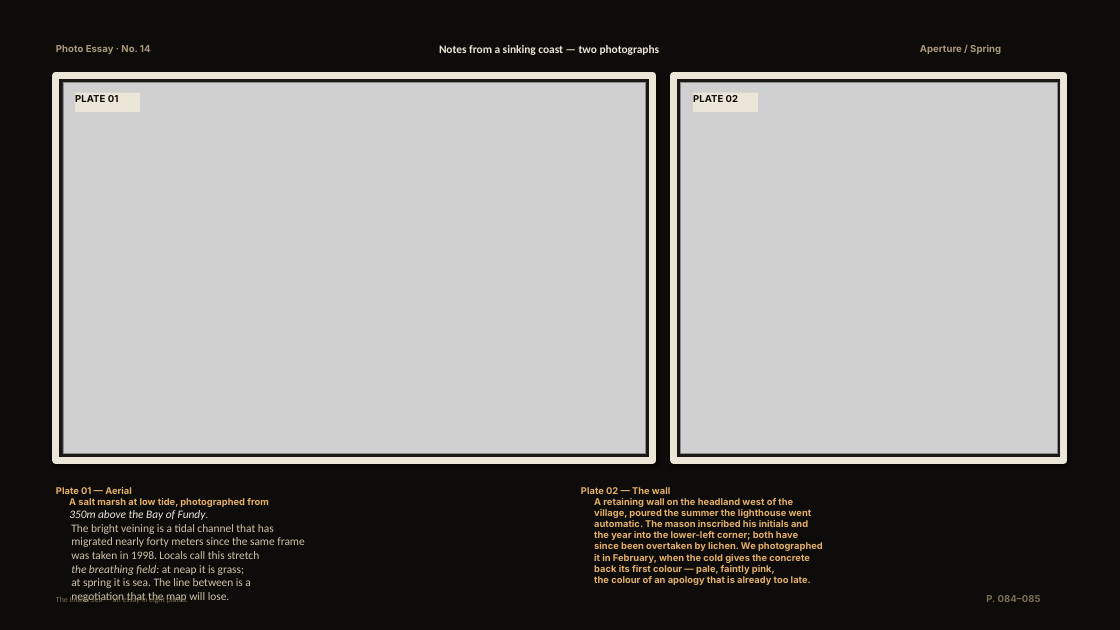
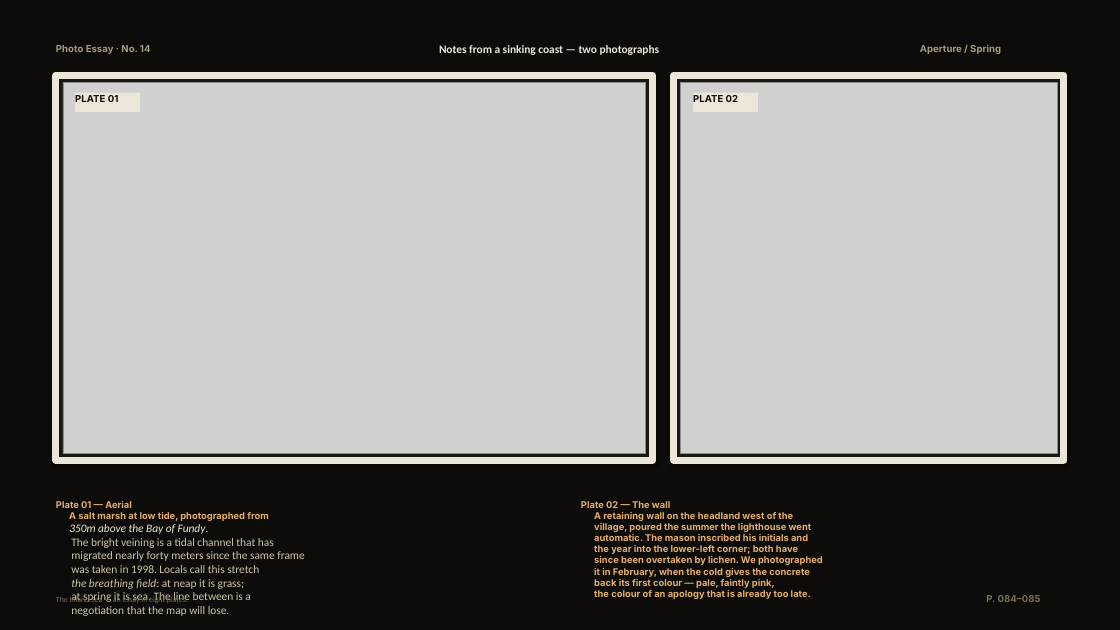
Before and after one commit to vamsiramakrishnan/pixelpitch, a slide deck: slide 45 of _bench/corpus/divergent-deck.pptx. Drawn at 1120x630 pixels with LibreOffice and Linux fonts; fonts in the diff are those of the drawing; grey boxes stand for pictures. Boxes give left, top, right and bottom in pixels: in the first picture for what was removed or moved away, otherwise in the second. Text is boxed around its words. In the diff, an @@ line names an element or a change of style, - is before the commit and + after.

```diff
--- a/_bench/corpus/divergent-deck.pptx
+++ b/_bench/corpus/divergent-deck.pptx
@@ text "Plate 01 — Aerial A ..." rewrapped from [56,487,304,588] to [56,501,304,616] @@
@@ text "Plate 02 — The wall ...": place and size @@
-text "Plate 02 — The wall ..." at [581,487,823,585]
+text "Plate 02 — The wall ..." at [581,501,823,599]
```
Also in this commit, not shown: 32 other slides changed, 2 other files.
